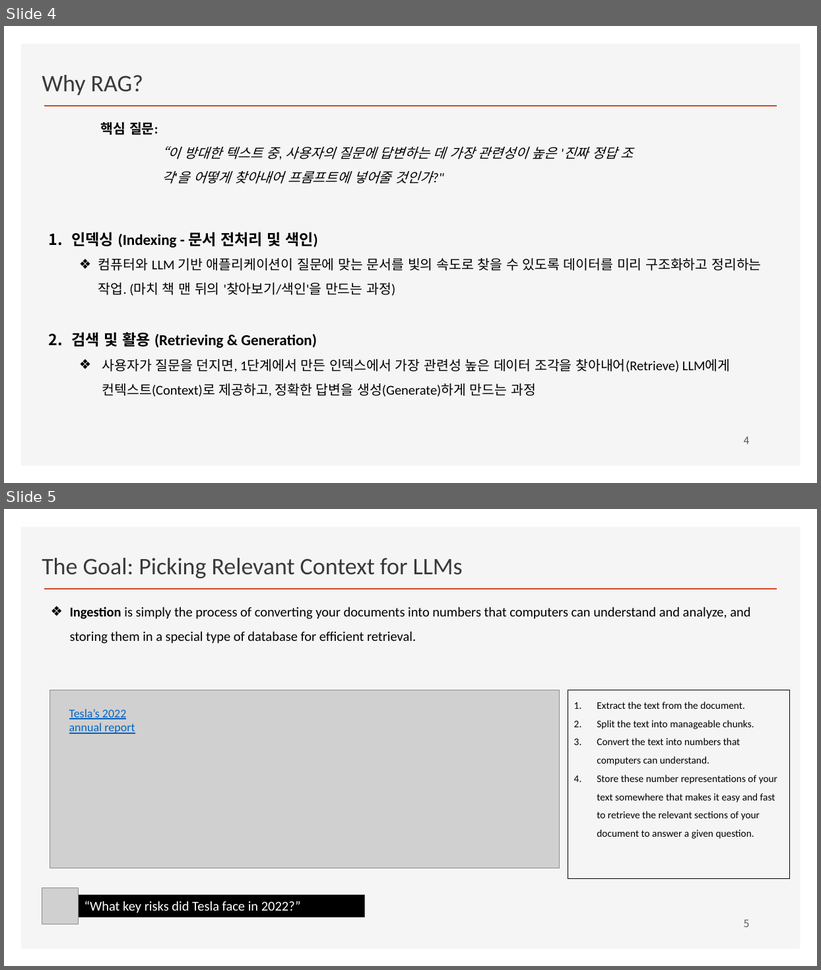
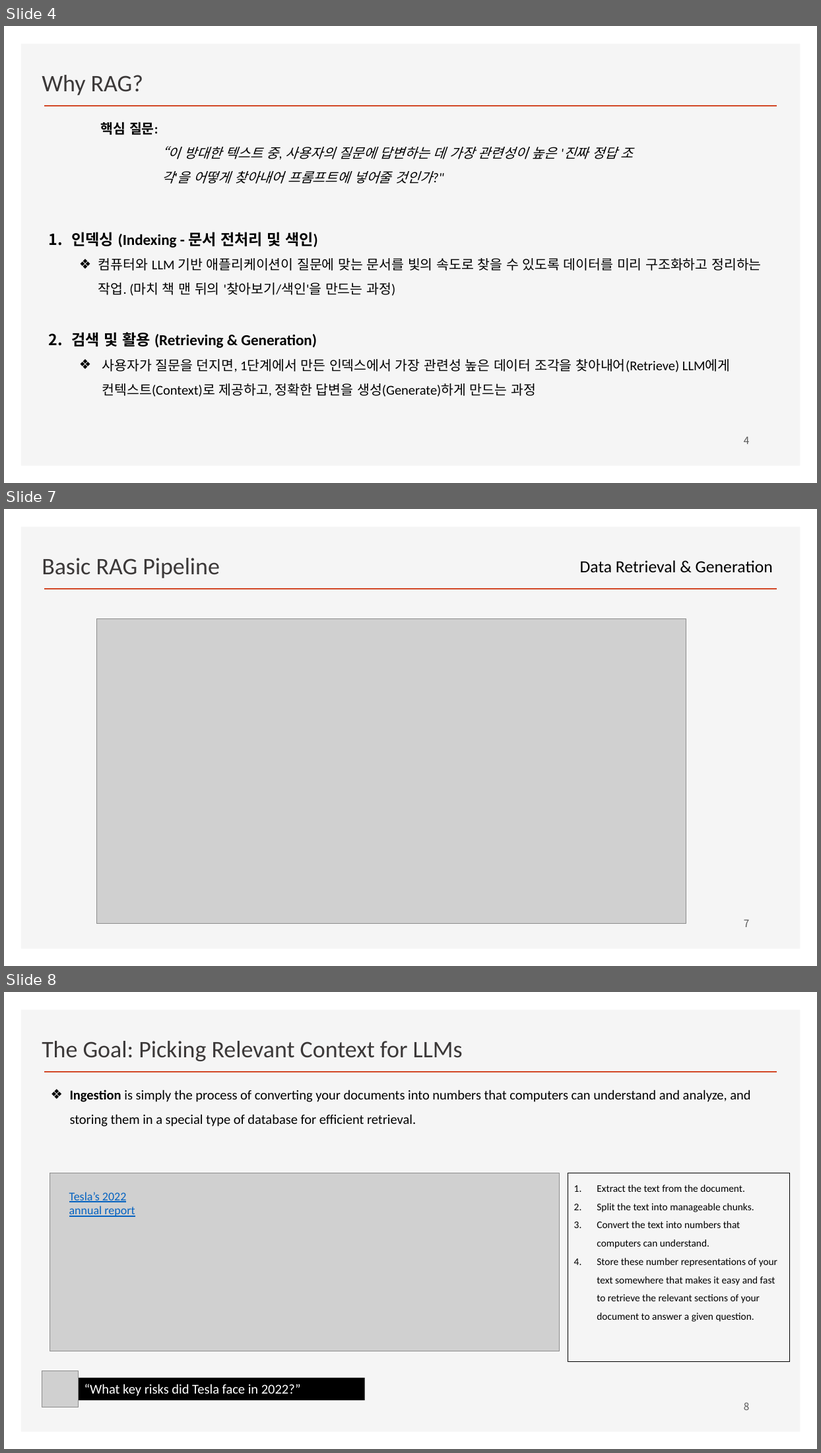
Before and after one commit to ancestor9/2026_Fall_Learning-Langchain-AI-Agent, a slide deck: CHAPTER 2 RAG Part I_Indexing Your Data.pptx. Shown one above the other, each under a label of ours: slides 4 and 5 before the commit, slides 4, 7 and 8 after it; the slides between them are not shown. The pictures are 821x970 and 821x1453 pixels, drawn with LibreOffice and Linux fonts; fonts in the diff are those of the drawing; grey boxes stand for pictures; background and template pictures are left out. Boxes give left, top, right and bottom in pixels: in the first picture for what was removed or moved away, otherwise in the second. Text is boxed around its words. In the diff, an @@ line names an element or a change of style, - is before the commit and + after.

```diff
--- a/CHAPTER 2 RAG Part I_Indexing Your Data.pptx
+++ b/CHAPTER 2 RAG Part I_Indexing Your Data.pptx
@@ slide 7 added at bbox=[4, 509, 817, 966], background #FFFFFF; not listed: 2 template elements that a slide beside it also shows @@
@@ text added at bbox=[42, 558, 220, 578], 28 pt, text #3B3838 @@
+Basic RAG Pipeline
@@ text added at bbox=[580, 560, 773, 572], 20 pt, text #000000 @@
+Data Retrieval & Generation
@@ picture added at bbox=[96, 619, 686, 923] @@
@@ page number added at bbox=[744, 920, 750, 927], 12 pt, text #595959 @@
+7
@@ what was slide 5 is now slide 8 @@
@@ page number at bbox=[744, 1403, 750, 1410]: text changed @@
-5
+8
```
Also in this commit, not shown: 2 other slides added.
